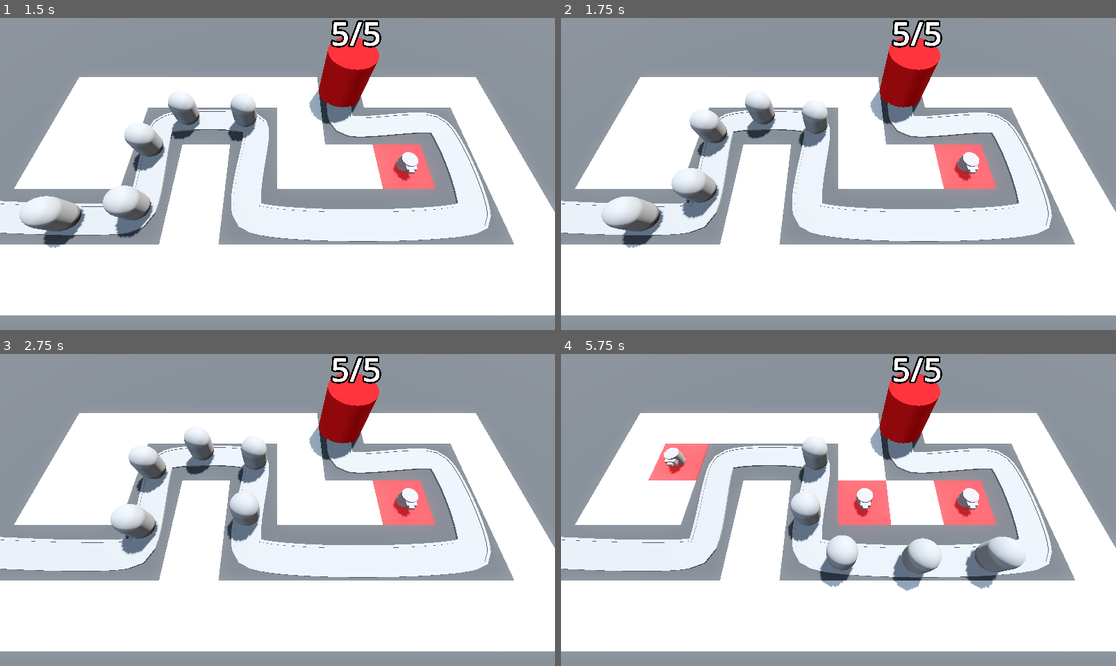
Above: before the commit, frames 1-4 (two rows, left to right).
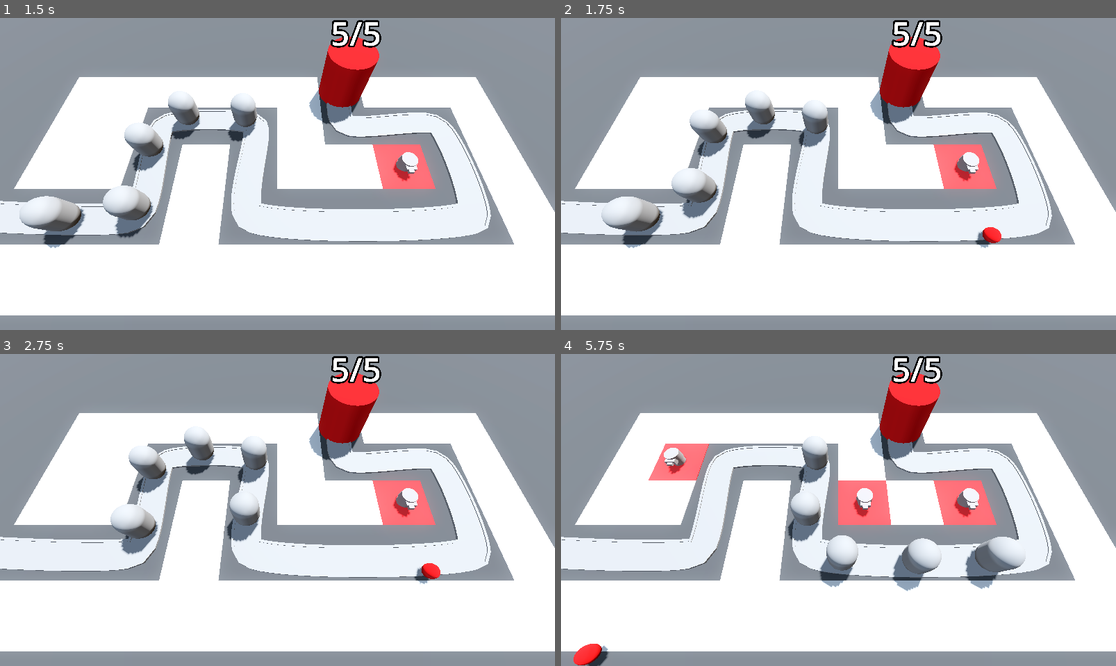
Above: after the commit, the same moments.

Repository: rlong021/Barbarian_Blaster
Game: Godot game, scene res://scenes/base_level.tscn
Two runs of this game, one before a commit and one after it. Both use one fixed random seed, a clock stepped at 60 frames per second and the inputs below.
Inputs (mouse positions are in pixels of both pictures, inside the frame that each line leads up to):
- Up to frame 1 (1.5 s): move the mouse to (399, 158) at 0.52 s; press the mouse at (399, 158) at 0.53 s; move the mouse to (166, 189) at 1.27 s; release the mouse at (166, 189) at 1.28 s; click (166, 189) at 1.35 s
- Up to frame 2 (1.75 s): no input
- Up to frame 3 (2.75 s): move the mouse to (333, 441) at 2.02 s; press the mouse at (333, 441) at 2.03 s
- Up to frame 4 (5.75 s): move the mouse to (810, 572) at 2.77 s; release the mouse at (810, 572) at 2.78 s; click (810, 572) at 2.85 s; move the mouse to (1005, 556) at 3.52 s; press the mouse at (1005, 556) at 3.53 s; move the mouse to (672, 463) at 4.27 s; release the mouse at (672, 463) at 4.28 s; click (672, 463) at 4.35 s; move the mouse to (866, 510) at 5.02 s; press the mouse at (866, 510) at 5.03 s

Frame 1 is identical in both runs. In frame 2, 0.2% of the frame differs, in the area x 74-80%, y 67-74%; in frame 3, 0.2%; in frame 4, 0.4%, in the area x 2-9%, y 92-100%.
Error after the commit: Trying to return value of type "Path3D" from a function whose return type is "PathFollow3D". (res://turret/turret.gd:30)

Commit message:
targeting enemies

Diff:
--- a/enemy/enemy.gd
+++ b/enemy/enemy.gd
@@ -1,8 +1,18 @@
 extends PathFollow3D
 
 @export var speed: float = 2.5
+@export var max_health :=50
+
+var current_health: int:
+	set(health_in):
+		current_health = health_in
+		if current_health < 1:
+			queue_free()
 
 @onready var base = get_tree().get_first_node_in_group("base")
+
+func _ready() -> void:
+	current_health = max_health
 
 func _process(delta: float) -> void:
 	progress += delta * speed
--- a/enemy/enemy.tscn
+++ b/enemy/enemy.tscn
@@ -1,8 +1,12 @@
-[gd_scene load_steps=3 format=3 uid="uid://ffhyni5hmnsq"]
+[gd_scene load_steps=4 format=3 uid="uid://ffhyni5hmnsq"]
 
 [ext_resource type="Script" uid="uid://blceujsmqnpnn" path="res://enemy/enemy.gd" id="1_2mvqj"]
 
 [sub_resource type="CapsuleMesh" id="CapsuleMesh_scxef"]
+radius = 1.0
+height = 3.0
+
+[sub_resource type="CapsuleShape3D" id="CapsuleShape3D_2mvqj"]
 radius = 1.0
 height = 3.0
 
@@ -13,3 +17,9 @@
 [node name="MeshInstance3D" type="MeshInstance3D" parent="."]
 transform = Transform3D(1, 0, 0, 0, 1, 0, 0, 0, 1, 0, 1.5, 0)
 mesh = SubResource("CapsuleMesh_scxef")
+
+[node name="EnemyArea3D" type="Area3D" parent="." groups=["enemy_area"]]
+
+[node name="CollisionShape3D" type="CollisionShape3D" parent="EnemyArea3D"]
+transform = Transform3D(1, 0, 0, 0, 1, 0, 0, 0, 1, 0, 1.5, 0)
+shape = SubResource("CapsuleShape3D_2mvqj")
--- a/scenes/base_level.tscn
+++ b/scenes/base_level.tscn
@@ -129,7 +129,8 @@
 [node name="Base" parent="." instance=ExtResource("3_0n1tn")]
 transform = Transform3D(1, 0, 0, 0, 1, 0, 0, 0, 1, 6, 0, -6)
 
-[node name="TurretManager" type="Node3D" parent="."]
+[node name="TurretManager" type="Node3D" parent="." node_paths=PackedStringArray("enemy_path")]
 transform = Transform3D(1, 0, 0, 0, 1, 0, 0, 0, 1, 0.100777, 0, 0)
 script = ExtResource("5_k2uud")
 turret = ExtResource("6_3aqo6")
+enemy_path = NodePath("../Path3D")
--- a/scenes/turret_manager.gd
+++ b/scenes/turret_manager.gd
@@ -1,8 +1,10 @@
 extends Node3D
 
 @export var turret: PackedScene
+@export var enemy_path: Path3D
 
 func build_turret(turret_position:Vector3) -> void:
 	var new_turret = turret.instantiate()
 	add_child(new_turret)
 	new_turret.global_position = turret_position
+	new_turret.enemy_path = enemy_path
--- /dev/null
+++ b/turret/projectile.gd
@@ -0,0 +1,19 @@
+extends Area3D
+
+var direction := Vector3.FORWARD
+
+##So fast!
+@export var speed := 30.0
+
+func _physics_process(delta: float) -> void:
+	position += direction * speed * delta
+
+
+func _on_timer_timeout() -> void:
+	queue_free()
+
+
+func _on_area_entered(area: Area3D) -> void:
+	if area.is_in_group("enemy_area"):
+		area.get_parent().current_health -= 25
+		queue_free()
--- /dev/null
+++ b/turret/projectile.tscn
@@ -0,0 +1,29 @@
+[gd_scene load_steps=5 format=3 uid="uid://b4w1corqpp0xu"]
+
+[ext_resource type="Script" uid="uid://b6vl35hcklcjs" path="res://turret/projectile.gd" id="1_xw3pi"]
+
+[sub_resource type="StandardMaterial3D" id="StandardMaterial3D_bjyge"]
+albedo_color = Color(0.863407, 0.000242796, 0.000133226, 1)
+
+[sub_resource type="SphereMesh" id="SphereMesh_xw3pi"]
+material = SubResource("StandardMaterial3D_bjyge")
+
+[sub_resource type="SphereShape3D" id="SphereShape3D_nj30x"]
+
+[node name="Projectile" type="Area3D"]
+top_level = true
+script = ExtResource("1_xw3pi")
+
+[node name="MeshInstance3D" type="MeshInstance3D" parent="."]
+mesh = SubResource("SphereMesh_xw3pi")
+
+[node name="CollisionShape3D" type="CollisionShape3D" parent="."]
+shape = SubResource("SphereShape3D_nj30x")
+
+[node name="Timer" type="Timer" parent="."]
+wait_time = 2.0
+one_shot = true
+autostart = true
+
+[connection signal="area_entered" from="." to="." method="_on_area_entered"]
+[connection signal="timeout" from="Timer" to="." method="_on_timer_timeout"]
--- /dev/null
+++ b/turret/turret.gd
@@ -0,0 +1,30 @@
+extends Node3D
+
+@export var projectile: PackedScene
+
+var enemy_path: Path3D
+
+@onready var turret_top: MeshInstance3D = $TurretBase/TurretTop
+
+func _physics_process(delta: float) -> void:
+
+	var enemy = find_best_target()
+	look_at(enemy.global_position,Vector3.UP,true)
+
+
+
+func _on_timer_timeout() -> void:
+	var shot = projectile.instantiate()
+	add_child(shot)
+	shot.global_position = turret_top.global_position
+	shot.direction = global_transform.basis.z
+
+func find_best_target() -> PathFollow3D:
+	var best_target = null
+	var best_progress = 0
+	for enemy in enemy_path.get_children():
+		if enemy is PathFollow3D:
+			if enemy.progress > best_progress:
+				best_target = enemy_path
+				best_progress = enemy.progress
+	return best_target
--- a/turret/turret.tscn
+++ b/turret/turret.tscn
@@ -1,4 +1,7 @@
-[gd_scene load_steps=5 format=3 uid="uid://c6xna8ir76vle"]
+[gd_scene load_steps=7 format=3 uid="uid://c6xna8ir76vle"]
+
+[ext_resource type="Script" uid="uid://dosl71y2i0rim" path="res://turret/turret.gd" id="1_vfthy"]
+[ext_resource type="PackedScene" uid="uid://b4w1corqpp0xu" path="res://turret/projectile.tscn" id="2_2876l"]
 
 [sub_resource type="CylinderMesh" id="CylinderMesh_pweg5"]
 height = 1.0
@@ -15,6 +18,8 @@
 size = Vector3(0.4, 0.2, 0.5)
 
 [node name="Turret" type="Node3D"]
+script = ExtResource("1_vfthy")
+projectile = ExtResource("2_2876l")
 
 [node name="TurretBase" type="MeshInstance3D" parent="."]
 transform = Transform3D(1, 0, 0, 0, 1, 0, 0, 0, 1, 0, 0.5, 0)
@@ -31,3 +36,8 @@
 [node name="Barrel" type="MeshInstance3D" parent="TurretBase/TurretTop/Visor"]
 transform = Transform3D(1, 0, 0, 0, 1, 0, 0, 0, 1, 0, 0, 0.175524)
 mesh = SubResource("BoxMesh_vfthy")
+
+[node name="Timer" type="Timer" parent="."]
+autostart = true
+
+[connection signal="timeout" from="Timer" to="." method="_on_timer_timeout"]
Not shown, added: turret/projectile.gd.uid
Not shown, added: turret/turret.gd.uid
